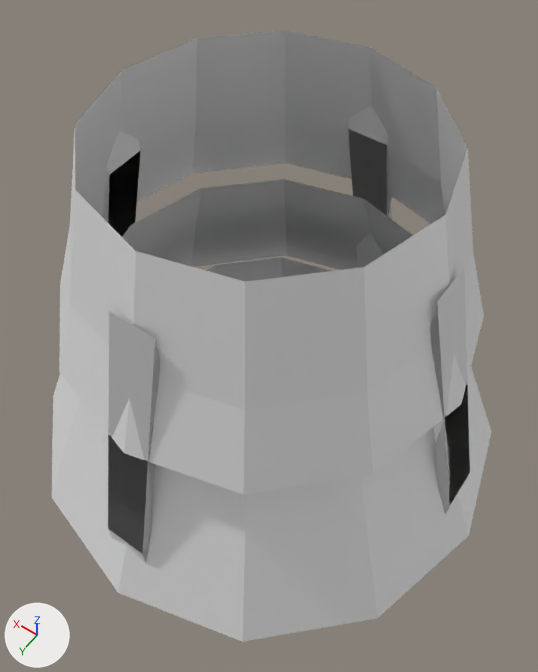
Two versions of the OBJ model src/main/resources/assets/galacticraft/models/vehicle/vtol_thruster.obj, one commit apart.
Before and after are seen from a 50 mm camera at (-0.401, 0.56, 0.758) aimed at (-0.018, 0.024, -0.084). Arrows for +X, +Y and +Z are at lower left; the lights stay in place. The first picture is the older version. Where no turn or scale is listed for an object, it has been applied to the vertices. Vertices at exactly the same position are counted once.

Objects in the first picture: 'housing', 'plasma_ring'.
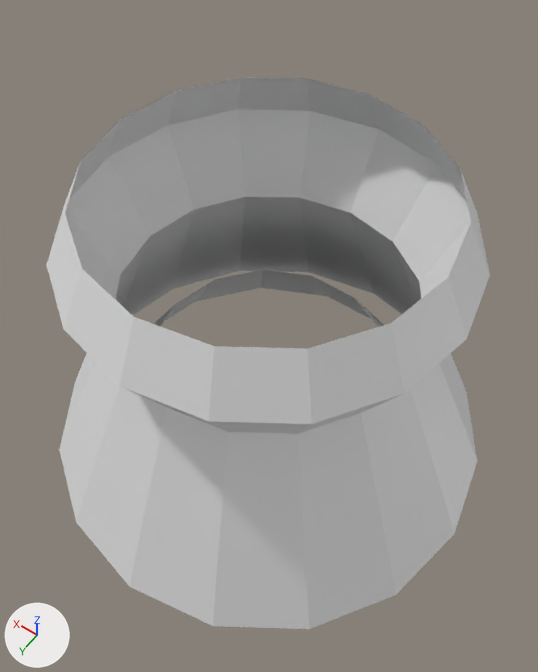
Pixel boxes (x1, y1, x2, y2) of what changed, in the pictures (538 x 672 px):
'housing', reshaped (10% shorter): before (52, 30, 492, 642); after (47, 77, 490, 629)
'plasma_ring', reshaped: before (206, 257, 330, 282); after (154, 270, 384, 327)
part 1 of me_housing, rebuilt (19% taller): before (52, 179, 492, 642); after (47, 77, 490, 629)
part 2 of me_housing, deleted: before (348, 106, 392, 268)
part 3 of me_housing, deleted: before (430, 267, 470, 515)
part 4 of me_housing, deleted: before (108, 311, 160, 563)
part 5 of me_housing, deleted: before (102, 131, 141, 237)
part 6 of me_housing, deleted: before (59, 30, 484, 495)

What changed in the scene script:
```text
Change me_housing:
    used by ob_housing; location = (0.0, 0.0, 0.0)
    remove me_housing.from_pydata(...)  # 95 vertices, 60 faces; spans x -0.38..0.38, y -0.38..0.38, z -0.34..0.24
    add me_housing.from_pydata(...)  # 81 vertices, 64 faces; spans x -0.36..0.36, y -0.36..0.36, z -0.36..0.16
    me_housing part 1: the loose piece of 24 vertices spanning x -0.38..0.38, y -0.38..0.38, z -0.34..-0.04 is rebuilt with 80 vertices and now spans x -0.36..0.36, y -0.36..0.36, z -0.36..0.16
    me_housing part 2: the loose piece of 8 vertices spanning x -0.032..0.032, y -0.34..-0.245, z -0.292..0.152 is deleted
    me_housing part 3: the loose piece of 8 vertices spanning x -0.34..-0.245, y -0.032..0.032, z -0.292..0.152 is deleted
    me_housing part 4: the loose piece of 8 vertices spanning x -0.032..0.032, y 0.245..0.34, z -0.292..0.152 is deleted
    me_housing part 5: the loose piece of 8 vertices spanning x 0.245..0.34, y -0.032..0.032, z -0.292..0.152 is deleted
    me_housing part 6
    39 vertices are removed from x -0.3..0.3, y -0.3..0.3, z -0.04..0.24
    24 faces are deleted
    1 vertex is added at (0.0, 0.0, 0.16)
Change me_plasma_ring:
    used by ob_plasma_ring; location = (0.0, 0.0, 0.0)
    remove me_plasma_ring.from_pydata(...)  # 25 vertices, 12 faces; spans x -0.28..0.28, y -0.28..0.28, z -0.32..-0.18
    add me_plasma_ring.from_pydata(...)  # 30 vertices, 14 faces; spans x -0.3..0.3, y -0.293..0.292, z -0.35..-0.18
    me_plasma_ring part 7: the loose piece of 24 vertices spanning x -0.28..0.28, y -0.28..0.28, z -0.32..-0.18 is rebuilt with 28 vertices and now spans x -0.3..0.3, y -0.293..0.292, z -0.35..-0.18
    other edits to the shape of me_plasma_ring do not show in these pictures
```
